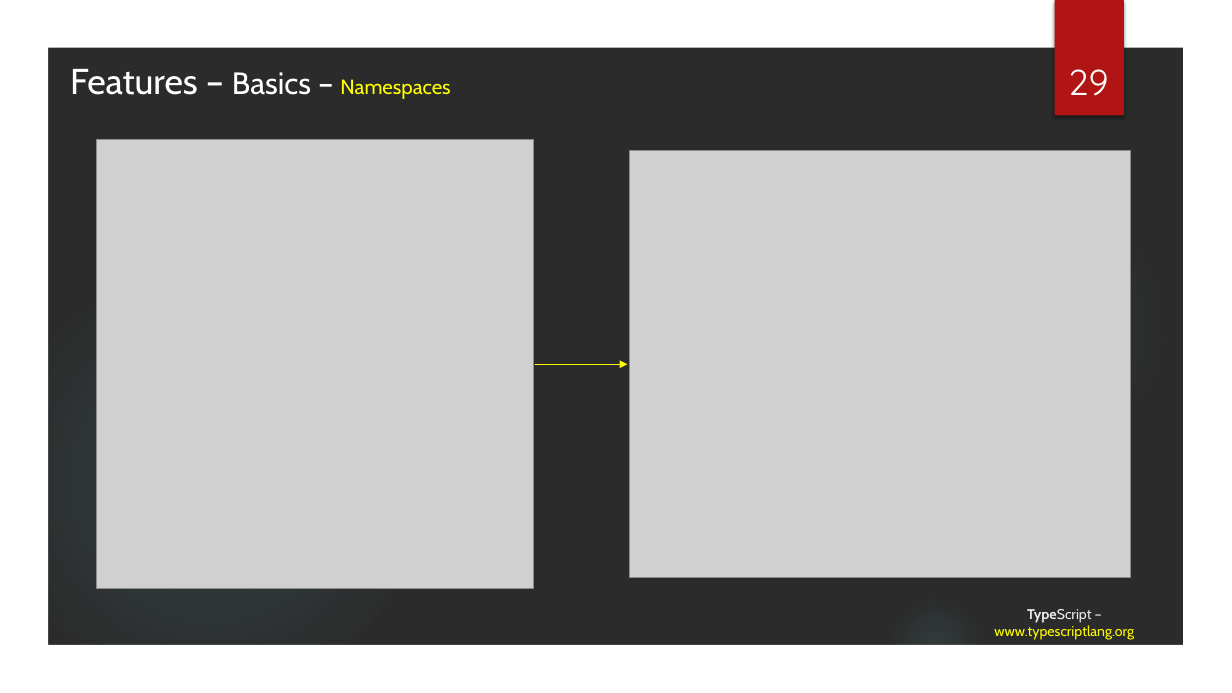
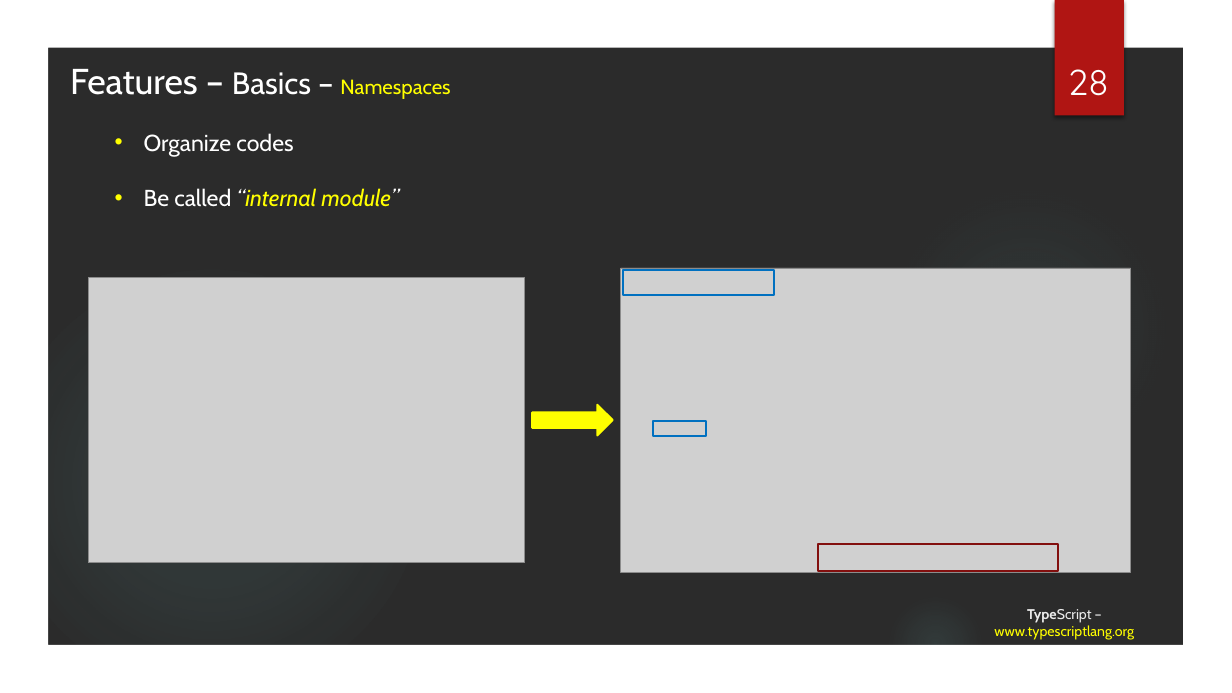
Before and after one commit to tainhx/SSFE, a slide deck: slide 28 of TypeScript.pptx (slide 29 before the commit). Drawn at 1232x693 pixels with LibreOffice and Linux fonts; fonts in the diff are those of the drawing; grey boxes stand for pictures; background and template pictures are left out; a plain dark background stands for a picture behind light text. Boxes give left, top, right and bottom in pixels: in the first picture for what was removed or moved away, otherwise in the second. Text is boxed around its words. In the diff, an @@ line names an element or a change of style, - is before the commit and + after.

```diff
--- a/TypeScript.pptx
+++ b/TypeScript.pptx
@@ page number at (1068,69,1109,96): text changed @@
-29
+28
@@ text added at (144,133,399,207), 18 pt, text #FFFFFF @@
+• Organize codes
+• Be called “internal module”
@@ picture: place and size @@
-picture at (629,151,1131,578)
+picture at (621,268,1131,572)
@@ picture: place and size @@
-picture at (96,140,533,588)
+picture at (89,277,525,563)
@@ rectangle added at (624,270,775,296), outline #0070C0 1.5 pt @@
@@ arrow removed from (535, 364) to (628, 364) @@
@@ right arrow added at (532,405,613,435), fill #FFFF00, outline #FFFF00 1.5 pt @@
@@ rectangle added at (653,421,706,437), outline #0070C0 1.5 pt @@
@@ rectangle added at (818,544,1058,571), outline #82100E 1.5 pt @@
```
Also in this commit, not shown: 12 other slides changed, 2 slides added, 1 slide removed.
